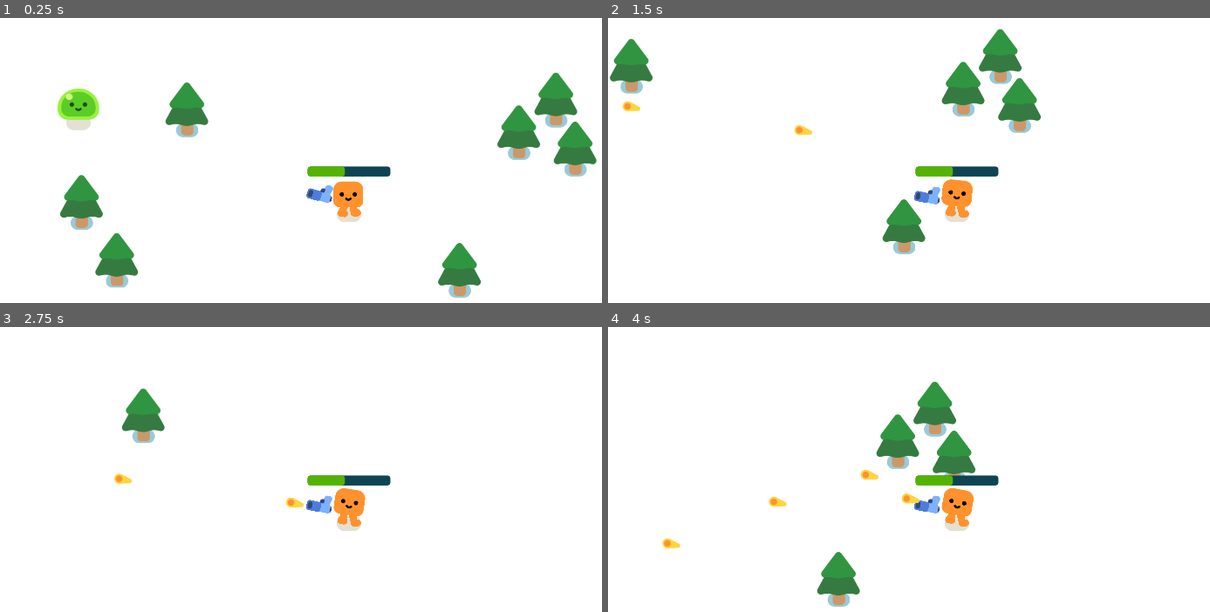
Above: before the commit, frames 1-4 (two rows, left to right).
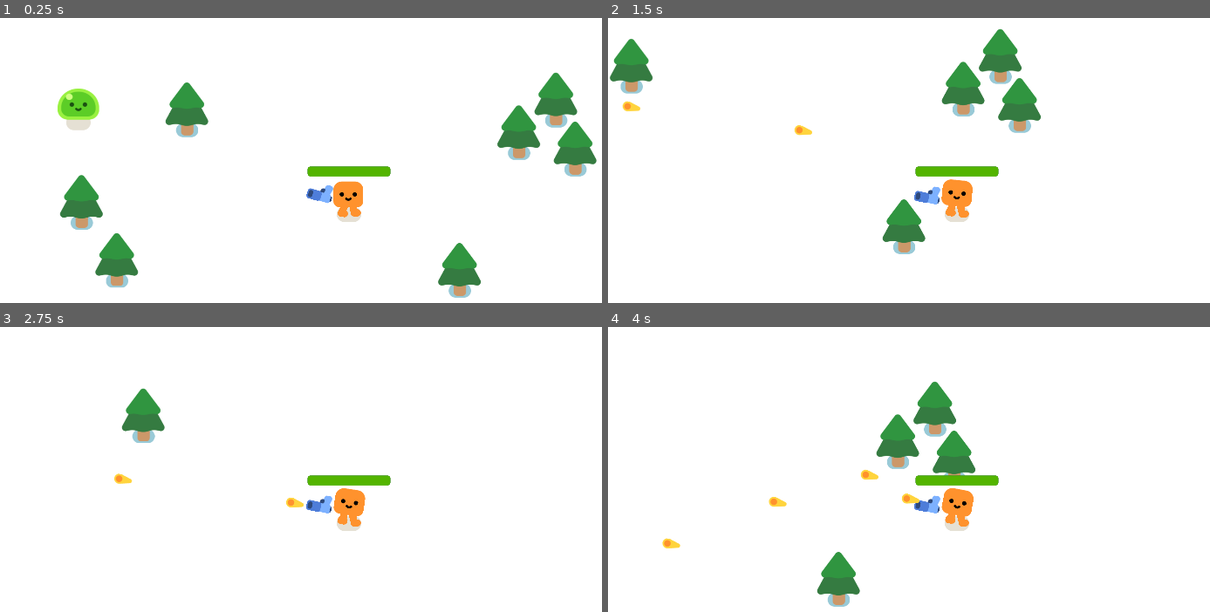
Above: after the commit, the same moments.

Repository: RockinPaul/gdquest_shooter
Game: Godot game, scene res://game.tscn
The game is run twice, just before and just after one commit, with the same random seed, the same clock (stepped at 60 frames per second) and the same inputs.
Inputs:
- Up to frame 1 (0.25 s): no input
- Up to frame 2 (1.5 s): hold D (move_right) 0.53-1.28 s; hold S (move_down) from 1.28 s (still down)
- Up to frame 3 (2.75 s): release S (move_down) at 2.03 s; hold D (move_right) from 2.03 s (still down)
- Up to frame 4 (4 s): release D (move_right) at 2.78 s; hold W (move_up) 2.78-3.53 s; hold A (move_left) from 3.53 s (still down)

The runs differ from the first frame. In frame 1, 0.3% of the frame differs, in the area x 56-65%, y 51-56%; in frame 2, 0.3%; in frame 3, 0.3%; in frame 4, 0.3%.

Commit message:
feat: add health progress bar to player with real-time updates

Diff:
--- a/player.gd
+++ b/player.gd
@@ -4,6 +4,7 @@
 
 @onready var happy_boo: Node2D = $HappyBoo
 @onready var hurt_box: Area2D = %HurtBox
+@onready var progress_bar: ProgressBar = %ProgressBar
 
 var health: float = 100.0
 const DAMAGE_RATE = 5.0
@@ -22,5 +23,6 @@
 	var amount_of_overlapping_mobs = overlapping_mobs.size()
 	if amount_of_overlapping_mobs > 0:
 		health -= DAMAGE_RATE * amount_of_overlapping_mobs * delta
+		progress_bar.value = health
 		if health <= 0:
 			health_depleted.emit()
--- a/player.tscn
+++ b/player.tscn
@@ -51,11 +51,12 @@
 debug_color = Color(0.862465, 0.233042, 0.684566, 0.42)
 
 [node name="ProgressBar" type="ProgressBar" parent="."]
+unique_name_in_owner = true
 offset_left = -114.0
 offset_top = -131.0
 offset_right = 114.0
 offset_bottom = -104.0
 theme_override_styles/background = SubResource("StyleBoxFlat_i3pqv")
 theme_override_styles/fill = SubResource("StyleBoxFlat_hqtel")
-value = 45.0
+value = 100.0
 show_percentage = false
